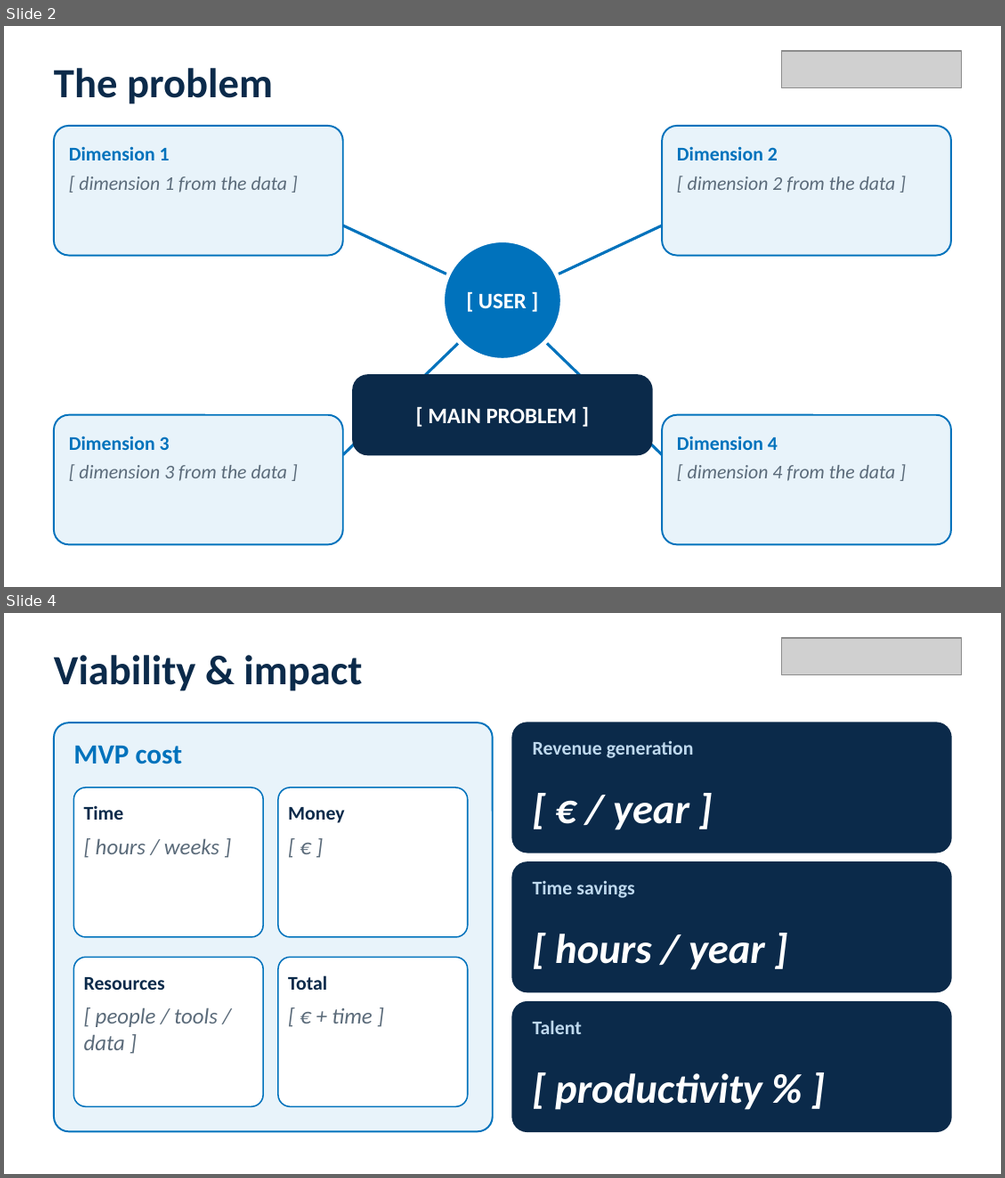
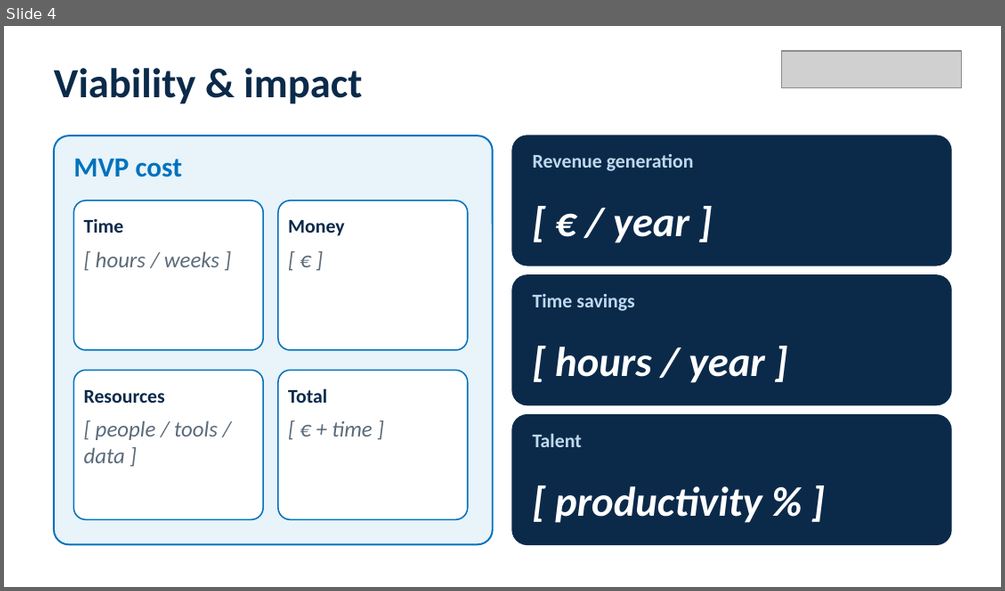
Before and after one commit to igagmol/hackaton-saturday, a slide deck: pitch/NTTDATA_pitch_deck.pptx. Shown one above the other, each under a label of ours: slides 2 and 4 before the commit, slide 4 after it; the slides between them are not shown. The pictures are 1005x1178 and 1005x591 pixels, drawn with LibreOffice and Linux fonts; fonts in the diff are those of the drawing; grey boxes stand for pictures. Boxes give left, top, right and bottom in pixels: in the first picture for what was removed or moved away, otherwise in the second. Text is boxed around its words. In the diff, an @@ line names an element or a change of style, - is before the commit and + after.

```diff
--- a/pitch/NTTDATA_pitch_deck.pptx
+++ b/pitch/NTTDATA_pitch_deck.pptx
@@ slide 2 removed at [4, 26, 1001, 587], background #FFFFFF @@
@@ picture removed at [782, 51, 961, 87] @@
@@ text removed at [54, 68, 273, 104] @@
-The problem
@@ rounded rectangle removed at [54, 126, 343, 256] @@
@@ rounded rectangle removed at [662, 126, 951, 256] @@
@@ text removed at [69, 146, 170, 160] @@
-Dimension 1
@@ text removed at [677, 146, 777, 160] @@
-Dimension 2
@@ text removed at [79, 176, 288, 192] @@
-[ dimension 1 from the data ]
@@ text removed at [688, 176, 896, 192] @@
-[ dimension 2 from the data ]
@@ line removed from (343, 225) to (502, 300) @@
@@ line removed from (502, 300) to (662, 225) @@
@@ ellipse removed at [443, 240, 562, 360] @@
@@ line removed from (343, 455) to (502, 300) @@
@@ text removed at [478, 293, 526, 308] @@
-[ USER ]
@@ line removed from (502, 300) to (662, 455) @@
@@ rounded rectangle removed at [353, 375, 652, 455] @@
@@ rounded rectangle removed at [54, 415, 343, 544] @@
@@ text removed at [428, 408, 577, 423] @@
-[ MAIN PROBLEM ]
@@ rounded rectangle removed at [662, 415, 951, 544] @@
@@ text removed at [69, 435, 170, 450] @@
-Dimension 3
@@ text removed at [677, 435, 777, 450] @@
-Dimension 4
@@ text removed at [79, 465, 288, 481] @@
-[ dimension 3 from the data ]
@@ text removed at [688, 465, 896, 481] @@
-[ dimension 4 from the data ]
```
Also in this commit, not shown: 2 slides changed, 1 slide added, 3 other files.
